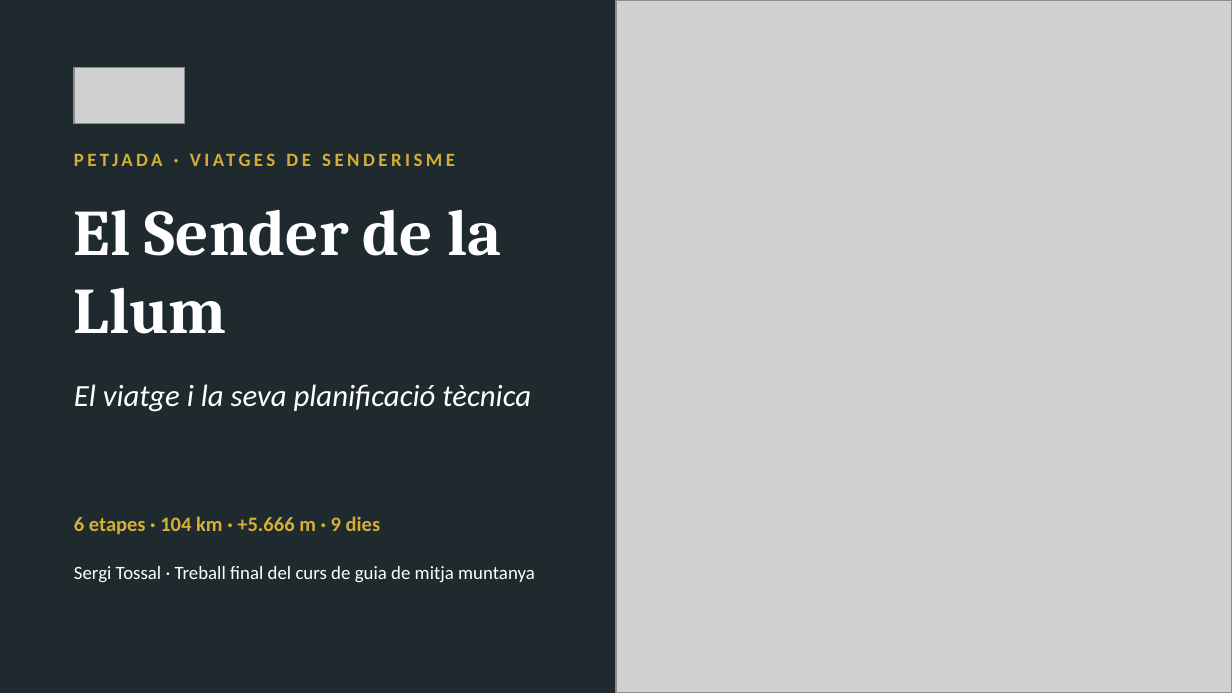
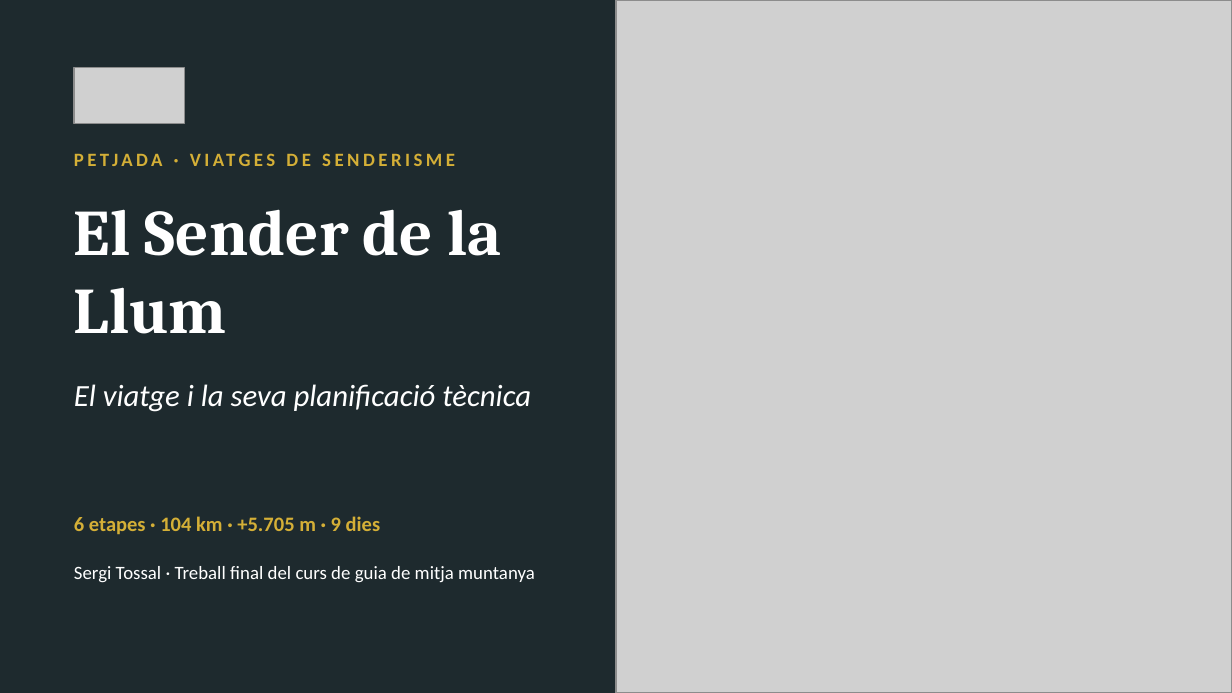
Before and after one commit to stosalca/sender-de-la-llum, a slide deck: slide 1 of Presentacio_2_Petjada.pptx. Drawn at 1232x693 pixels with LibreOffice and Linux fonts; fonts in the diff are those of the drawing; grey boxes stand for pictures. Boxes give left, top, right and bottom in pixels: in the first picture for what was removed or moved away, otherwise in the second. Text is boxed around its words. In the diff, an @@ line names an element or a change of style, - is before the commit and + after.

```diff
--- a/Presentacio_2_Petjada.pptx
+++ b/Presentacio_2_Petjada.pptx
@@ text at bbox=[74, 516, 381, 534]: text changed @@
-6 etapes · 104 km · +5.666 m · 9 dies
+6 etapes · 104 km · +5.705 m · 9 dies
```
Also in this commit, not shown: 17 other slides changed, 14 slides added, 41 other files.
